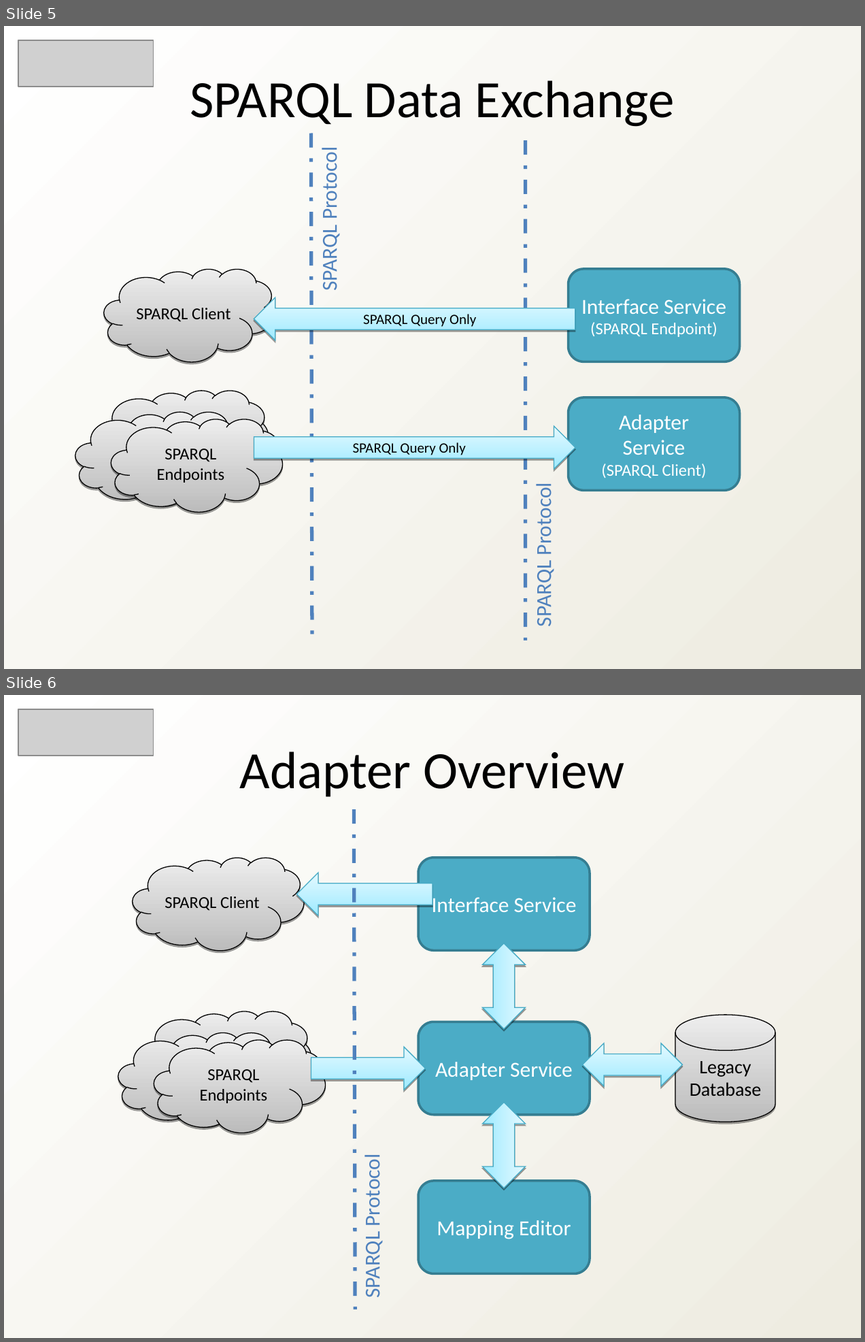
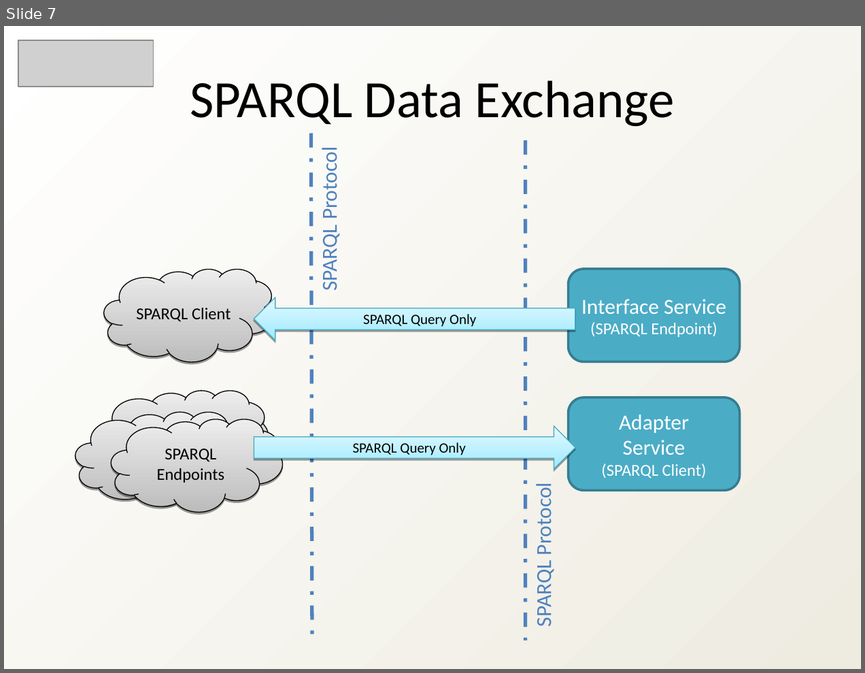
Before and after one commit to heyena/iring-tools, a slide deck: trunk/Documentation/iRINGTools_SDK_Overview_v1_2_1.ppt. Shown one above the other, each under a label of ours: slides 5 and 6 before the commit, slide 7 after it. The pictures are 865x1342 and 865x673 pixels, drawn with LibreOffice and Linux fonts; fonts in the diff are those of the drawing; grey boxes stand for pictures. Boxes give left, top, right and bottom in pixels: in the first picture for what was removed or moved away, otherwise in the second. Text is boxed around its words. In the diff, an @@ line names an element or a change of style, - is before the commit and + after.

Commit message:
Updated the SDK Overview

```diff
--- a/trunk/Documentation/iRINGTools_SDK_Overview_v1_2_1.ppt
+++ b/trunk/Documentation/iRINGTools_SDK_Overview_v1_2_1.ppt
@@ slide 6 removed at [4, 695, 861, 1338], background gradient #FFFFFF to #EEECE1 @@
@@ picture removed at [18, 709, 154, 756] @@
@@ text removed at [240, 751, 624, 797] @@
-Adapter Overview
@@ line removed from (354, 809) to (356, 1309) @@
@@ freeform shape removed at [133, 858, 304, 950] @@
-SPARQL Client
@@ rounded rectangle removed at [418, 858, 589, 950] @@
-Interface Service
@@ right arrow removed at [297, 872, 432, 915] @@
@@ left right arrow removed at [482, 943, 525, 1029] @@
@@ freeform shape removed at [139, 1011, 311, 1104] @@
-SPARQL Endpoint
@@ cylinder removed at [675, 1015, 775, 1121] @@
-Legacy Database
@@ freeform shape removed at [118, 1032, 290, 1125] @@
-SPARQL Endpoint
@@ freeform shape removed at [154, 1040, 325, 1132] @@
-SPARQL Endpoints
@@ rounded rectangle removed at [418, 1021, 589, 1114] @@
-Adapter Service
@@ right arrow removed at [311, 1047, 425, 1089] @@
@@ left right arrow removed at [582, 1043, 683, 1086] @@
@@ left right arrow removed at [482, 1102, 525, 1187] @@
@@ text removed at [359, 1160, 385, 1296] @@
-SPARQL Protocol
@@ rounded rectangle removed at [418, 1181, 589, 1273] @@
-Mapping Editor
@@ what was slide 5 is now slide 7 @@
```
Also in this commit, not shown: 6 slides changed, 3 slides added, 3 other slides removed.
